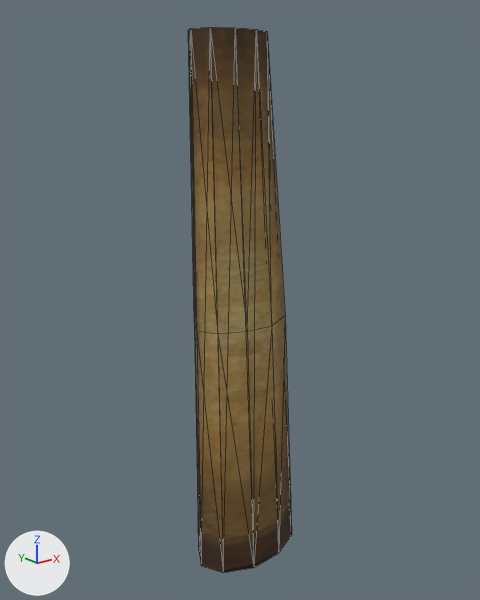
A saved change to the OBJ model sceneobjs/juqing_fuben_544/juqing_fuben_544_ditu_01b.obj.
Both versions are drawn from a 50 mm lens placed at (-363.0, -483.0, 197.0), pointed at (0.0, -28.0, 16.0). The axes (+X, +Y, +Z) are drawn at lower left. The lights are the same throughout. Mesh edges are drawn as thin lines. Where no turn or scale is listed for an object, it has been applied to the vertices.

Objects in the first picture: 'juqing_fuben_544_ditu_01b'.
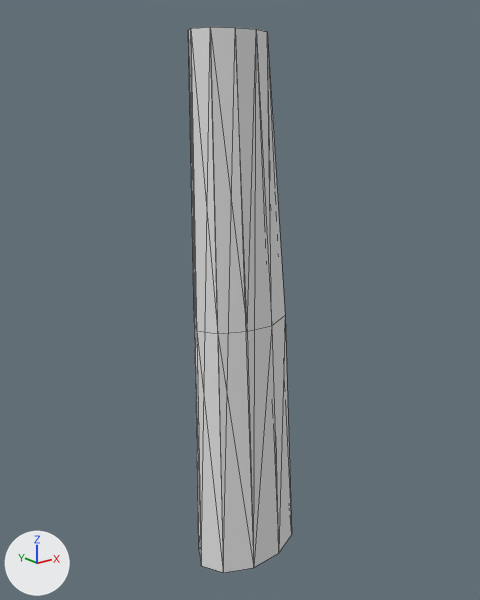
Boxes (x1, y1, x2, y2) around the edits, measured in the pictures (480 x 600 px):
'juqing_fuben_544_ditu_01b', recoloured (brown to grey)
    both: (188, 27, 292, 573)

The change in detail:
Material 'material_1' (mat_material_1_1) is new.
Its base color is (0.8, 0.8, 0.8) (white #e7e7e7).
Its roughness is 1.0.
me_juqing_fuben_544_ditu_01b has 60 vertices, 66 faces and spans x -53.0..53.0, y -69.0..1.0, z -243.0..243.0.
me_juqing_fuben_544_ditu_01b no longer uses material mat_material_1 (picture img_juqing_fuben_544_ditu_01_01_png).
me_juqing_fuben_544_ditu_01b now uses material mat_material_1_1 (white #e7e7e7).
